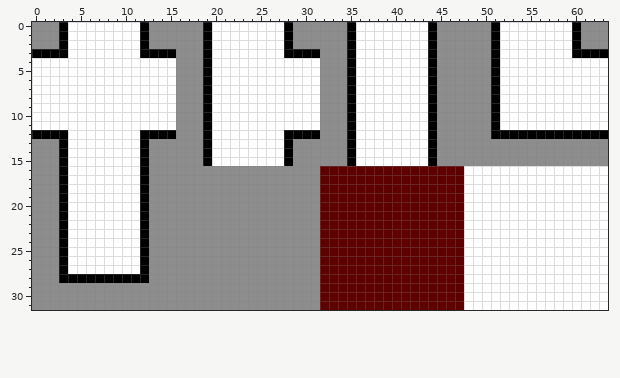
One commit to this pixel-art sprite: Assets/Sprites/template.png. The first picture shows the starting point.
The file is 64x32 pixels.
Once edited:
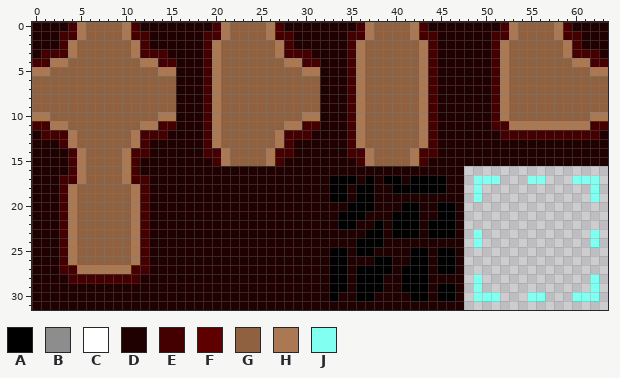
Palette (. is transparent): A #000000  B #8d8d8d  C #ffffff  D #1f0101  E #440000  F #5f0000  G #8f6140  H #aa7853  J #81fff0
What changed:
Changed rows in their new state; - is an unchanged pixel.
first column x 0:
 0 DDDDEHGGGGHEDDDDDDDDEHGGGGHEDDDDDDDDEHGGGGHEDDDDDDDDEHGGGGHEDDDD
 1 DDDEEHGGGGHEEDDDDDDEEHGGGGHEEDDDDDDEEHGGGGHEEDDDDDDEEHGGGGHEEDDD
 2 DDDEHGGGGGGHEDDDDDDEHGGGGGGHEDDDDDDEHGGGGGGHEDDDDDDEHGGGGGGHEDDD
 3 DEEEHGGGGGGHEEEDDDDEHGGGGGGHEEEDDDDEHGGGGGGHEDDDDDDEHGGGGGGHEEED
 4 EEHHGGGGGGGGHHEEDDDEHGGGGGGGHHEEDDDEHGGGGGGHEDDDDDDEHGGGGGGGHHEE
 5 HHGGGGGGGGGGGGHHDDDEHGGGGGGGGGHHDDDEHGGGGGGHEDDDDDDEHGGGGGGGGGHH
 6 GGGGGGGGGGGGGGGGDDDEHGGGGGGGGGGGDDDEHGGGGGGHEDDDDDDEHGGGGGGGGGGG
 7 GGGGGGGGGGGGGGGGDDDEHGGGGGGGGGGGDDDEHGGGGGGHEDDDDDDEHGGGGGGGGGGG
 8 GGGGGGGGGGGGGGGGDDDEHGGGGGGGGGGGDDDEHGGGGGGHEDDDDDDEHGGGGGGGGGGG
 9 GGGGGGGGGGGGGGGGDDDEHGGGGGGGGGGGDDDEHGGGGGGHEDDDDDDEHGGGGGGGGGGG
10 HHGGGGGGGGGGGGHHDDDEHGGGGGGGGGHHDDDEHGGGGGGHEDDDDDDEHGGGGGGGGGHH
11 EEHHGGGGGGGGHHEEDDDEHGGGGGGGHHEEDDDEHGGGGGGHEDDDDDDEEHHHHHHHHHEE
12 DEEEHGGGGGGHEEEDDDDEHGGGGGGHEEEDDDDEHGGGGGGHEDDDDDDDEEEEEEEEEEED
13 DDDEHGGGGGGHEDDDDDDEHGGGGGGHEDDDDDDEHGGGGGGHEDDDDDDDDDDDDDDDDDDD
14 DDDDEHGGGGHEEDDDDDDEEHGGGGHEEDDDDDDEEHGGGGHEEDDDDDDDDDDDDDDDDDDD
15 DDDDEHGGGGHEDDDDDDDDEHGGGGHEDDDDDDDDEHGGGGHEDDDDDDDDDDDDDDDDDDDD
16 DDDDEHGGGGHEDDDDDDDDDDDDDDDDDDDDDDDDDDDDDDDDDDDD................
17 DDDEEHGGGGHEEDDDDDDDDDDDDDDDDDDDDAAADADAADAAAADD.JJJ...JJ...JJJ.
18 DDDEHGGGGGGHEDDDDDDDDDDDDDDDDDDDDAADAADDAAAAAADD.J............J.
19 DDDEHGGGGGGHEDDDDDDDDDDDDDDDDDDDDAADAADDDDDDDDDD.J............J.
20 DDDEHGGGGGGHEDDDDDDDDDDDDDDDDDDDDDDAAADDDAADDAAD................
21 DDDEHGGGGGGHEDDDDDDDDDDDDDDDDDDDDDAAADDDAAADDAAD................
22 DDDEHGGGGGGHEDDDDDDDDDDDDDDDDDDDDDAADDADAAADAAAD................
23 DDDEHGGGGGGHEDDDDDDDDDDDDDDDDDDDDDDDDAADAAADAAAD.J............J.
24 DDDEHGGGGGGHEDDDDDDDDDDDDDDDDDDDDDDDAAADDDDDDDDD.J............J.
25 DDDEHGGGGGGHEDDDDDDDDDDDDDDDDDDDDAADAADDDDAADAAD................
26 DDDEHGGGGGGHEDDDDDDDDDDDDDDDDDDDDAADDDAADDAADAAD................
27 DDDEEHHHHHHEEDDDDDDDDDDDDDDDDDDDDAADAAAADAAADAAD................
28 DDDDEEEEEEEEDDDDDDDDDDDDDDDDDDDDDAADAAADDAAADDDD.J............J.
29 DDDDDDDDDDDDDDDDDDDDDDDDDDDDDDDDDAADAAADDAAADAAD.J............J.
30 DDDDDDDDDDDDDDDDDDDDDDDDDDDDDDDDDADDAADDDDAADAAD.JJJ...JJ...JJJ.
31 DDDDDDDDDDDDDDDDDDDDDDDDDDDDDDDDDDDDDDDDDDDDDDDD................
Where, in picture pixels (left, top, right, bottom), the same in both pictures:
changed: (32, 22, 608, 310)
